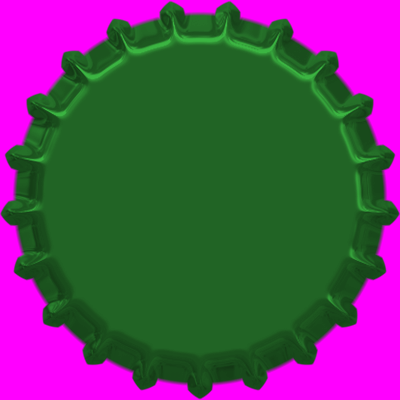
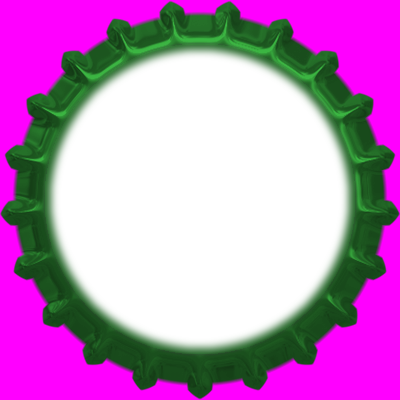
Revision of a layered (400, 400) image; what changed, layer by layer:
painted on "Green" over [42, 42, 358, 357]
